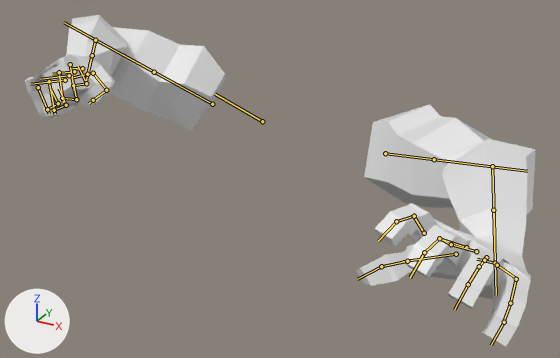
Before and after pictures for a commit that changed the FBX model Assets/GhostPuncher/sk_fp_arms_charge_punch.fbx.
Before and after are seen from a camera (50 mm lens) standing at (0.686, -1.28, 0.356) and looking at (0.107, -0.228, -0.17). Every picture has the same lights, and +X, +Y and +Z are marked at lower left. The first picture is the older version. Both versions are drawn at frame 6 of the action 'Scene'; the numbers are the values there. The bones that change, and the others that lie on the model, are drawn over the model as lines.

The first picture shows 'NEW ARM'.
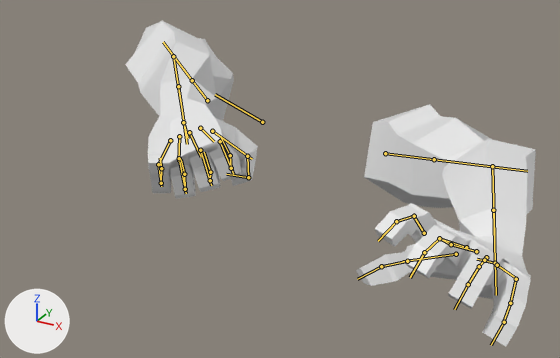
Changed parts and their boxes (x1, y1, x2, y2) in the pictures (560 x 358 px):
'NEW ARM', posed (20% narrower)
    before: (25, 15, 536, 346)
    after: (125, 21, 536, 346)
bone 'DEF-shoulder.R', root to tip
    before: (262, 121) to (215, 94)
    after: (262, 122) to (215, 94)
bone 'DEF-upper_arm.R', root to tip
    before: (212, 104) to (122, 54)
    after: (207, 100) to (183, 68)
bone 'DEF-upper_arm.R.001', root to tip
    before: (154, 72) to (64, 22)
    after: (192, 80) to (163, 42)
bone 'DEF-forearm.R', root to tip
    before: (95, 40) to (89, 65)
    after: (173, 56) to (181, 104)
bone 'DEF-forearm.R.001', root to tip
    before: (92, 55) to (85, 85)
    after: (178, 86) to (187, 144)
bone 'DEF-hand.R', root to tip
    before: (87, 74) to (73, 77)
    after: (183, 122) to (188, 138)

The edits, one by one:
Bone 'DEF-shoulder.R' (bone_def_shoulder_r) turns from (0, 0, 0) to (0, 42, 0) degrees about its own x, y and z.
Bone 'DEF-upper_arm.R' (bone_def_upper_arm_r) turns from (11, 6, -60) to (111, 14, -10) degrees about its own x, y and z.
Bone 'DEF-upper_arm.R.001' (bone_def_upper_arm_r_001) moves from (0.0, -0.004, 0.0) to (0.0, -0.001, 0.0).
Bone 'DEF-upper_arm.R.001' (bone_def_upper_arm_r_001) turns from (0, 10, 0) to (0, -25, 0) degrees about its own x, y and z.
Bone 'DEF-forearm.R' (bone_def_forearm_r) moves from (0.0, -0.007, 0.003) to (0.0, -0.002, 0.001).
Bone 'DEF-forearm.R' (bone_def_forearm_r) turns from (85, 26, -11) to (12, -46, 24) degrees about its own x, y and z.
Bone 'DEF-forearm.R.001' (bone_def_forearm_r_001) moves from (0.0, -0.004, 0.0) to (0.0, -0.001, 0.0).
Bone 'DEF-forearm.R.001' (bone_def_forearm_r_001) turns from (0, 22, 0) to (0, 39, 0) degrees about its own x, y and z.
Bone 'DEF-hand.R' (bone_def_hand_r) moves from (-0.001, -0.008, 0.0) to (0.0, -0.002, 0.0).
Bone 'DEF-hand.R' (bone_def_hand_r) turns from (-38, 40, -23) to (38, 75, 32) degrees about its own x, y and z.
